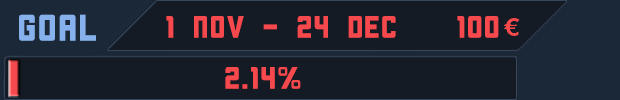
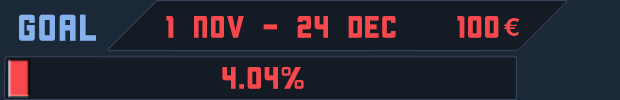
Layer changes from the first 620px x 100px image to the second:
renamed "2.14%" to "4.04%", painted on it over [222, 67, 304, 89]
renamed "Layer 8 copy" to "Layer 8 copy 2", painted on it over [16, 60, 29, 96]
